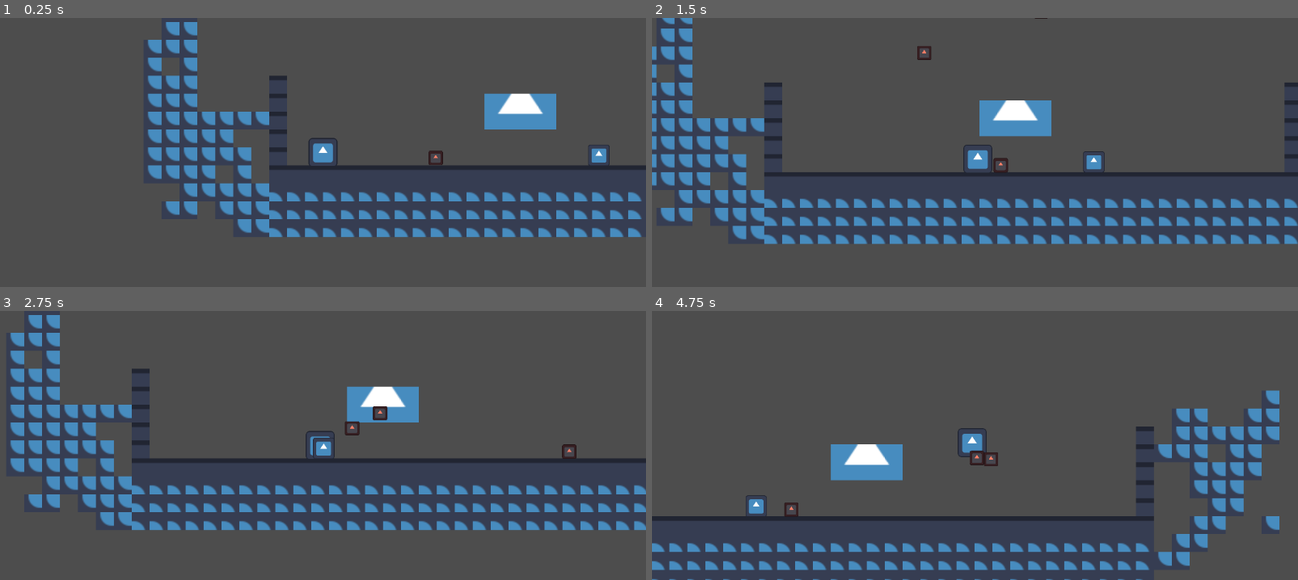
Above: before the commit, frames 1-4 (two rows, left to right).
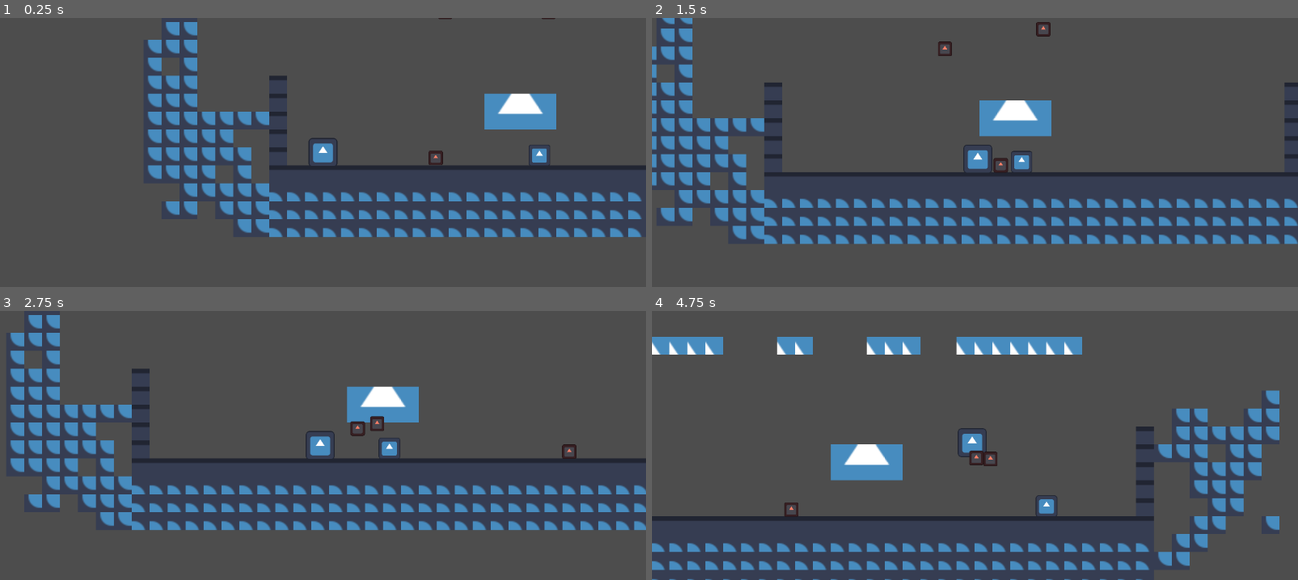
Above: after the commit, the same moments.

Repository: InovaGamesJr/dia-de-gato
Game: Godot game, scene res://Main/main.tscn
Two runs of this game, one before a commit and one after it. Both use one fixed random seed, a clock stepped at 60 frames per second and the inputs below. The engine's default icon, where the game draws it, is replaced by a stand-in: a white triangle on a blue panel in a dark square.
Inputs:
- Up to frame 1 (0.25 s): no input
- Up to frame 2 (1.5 s): hold D (Right) from 0.53 s (still down); tap Space (Jump) at 0.77 s
- Up to frame 3 (2.75 s): tap Space (Jump) at 1.52 s; release D (Right) at 2.03 s; hold A (Left) from 2.03 s (still down)
- Up to frame 4 (4.75 s): release A (Left) at 2.78 s; hold D (Right) 2.78-4.28 s; tap Space (Jump) at 3.02, 3.77, 4.52 s; hold A (Left) from 4.28 s (still down)

The runs differ from the first frame. In frame 1, 0.3% of the frame differs, in the area x 67-95%, y 0-55%; in frame 2, 0.5%; in frame 3, 0.5%; in frame 4, 3.3%, in the area x 0-67%, y 9-77%.

Commit message:
Mais  MAIS esquilos

Diff:
--- a/inimigos_inova_xaninhatop/Enemys/enemy_squirrel.gd
+++ b/inimigos_inova_xaninhatop/Enemys/enemy_chaser_squirrel.gd
@@ -2,11 +2,9 @@
 
 @onready var squirrel_animated: AnimatedSprite2D = $Squirrel_Animations
 @export var enemy_squirrel: CharacterBody2D
-@export var squirrel_animations: AnimatedSprite2D
 
 enum squirrel_state {
 	Idle,
-	Shoot,
 	Chase,
 	Death,
 	Climb_tree,}
@@ -42,9 +40,6 @@
 	enemy_squirrel.velocity.x += direction * 1.5 * speed * delta
 	enemy_squirrel.velocity.x = clamp(enemy_squirrel.velocity.x, -speed, speed)
 
-func squirrel_shoot(delta : float):
-	pass
-
 # FUNCOES REFERENTES A ENTRADA E SAIDA DA AREA DO ESQUILO
 func _on_attack_area_body_entered(body : CharacterBody2D):
 	if body.is_in_group("Player"):
@@ -65,9 +60,6 @@
 		squirrel_state.Idle:
 			squirrel_animated.play("Idle")
 			squirrel_idle(delta)
-		squirrel_state.Shoot:
-			squirrel_animated.play("Shoot_Nuts")
-			squirrel_shoot(delta)
 		squirrel_state.Chase:
 			squirrel_animated.play("Chase")
 			squirrel_chase(delta)
--- a/inimigos_inova_xaninhatop/Enemys/enemy_squirrel.tscn
+++ b/inimigos_inova_xaninhatop/Enemys/enemy_chaser_squirrel.tscn
@@ -1,6 +1,6 @@
 [gd_scene load_steps=11 format=3 uid="uid://c6rnloufggj2h"]
 
-[ext_resource type="Script" path="res://Enemys/enemy_squirrel.gd" id="1_7hpad"]
+[ext_resource type="Script" path="res://Enemys/enemy_chaser_squirrel.gd" id="1_7hpad"]
 [ext_resource type="Texture2D" uid="uid://dwptxt1mln5bg" path="res://Sprite/icon.svg" id="1_8tuyr"]
 
 [sub_resource type="AtlasTexture" id="AtlasTexture_qddso"]
@@ -70,14 +70,13 @@
 size = Vector2(36, 36)
 
 [sub_resource type="CircleShape2D" id="CircleShape2D_r5ukr"]
-radius = 150.0
+radius = 200.0
 
-[node name="Enemy_Squirrel" type="CharacterBody2D" node_paths=PackedStringArray("enemy_squirrel", "squirrel_animations") groups=["Enemy", "Enemy_Squirrel"]]
+[node name="Enemy_Squirrel_Chaser" type="CharacterBody2D" node_paths=PackedStringArray("enemy_squirrel") groups=["Enemy", "Enemy_Squirrel"]]
 scale = Vector2(0.5, 0.5)
 collision_layer = 4
 script = ExtResource("1_7hpad")
 enemy_squirrel = NodePath(".")
-squirrel_animations = NodePath("Squirrel_Animations")
 
 [node name="Squirrel_Animations" type="AnimatedSprite2D" parent="."]
 scale = Vector2(0.3, 0.3)
@@ -95,7 +94,7 @@
 
 [node name="Attack_Collision" type="CollisionShape2D" parent="Attack_Area"]
 shape = SubResource("CircleShape2D_r5ukr")
-debug_color = Color(0.892269, 0.345346, 0.114556, 0.42)
+debug_color = Color(1, 0.129854, 0.0114694, 0.42)
 
 [connection signal="body_entered" from="Attack_Area" to="." method="_on_attack_area_body_entered"]
 [connection signal="body_exited" from="Attack_Area" to="." method="_on_attack_area_body_exited"]
--- /dev/null
+++ b/inimigos_inova_xaninhatop/Enemys/enemy_mortar_squirrel.tscn
@@ -0,0 +1,34 @@
+[gd_scene load_steps=5 format=3 uid="uid://crux2u7qaiw4n"]
+
+[ext_resource type="Texture2D" uid="uid://dwptxt1mln5bg" path="res://Sprite/icon.svg" id="1_uf631"]
+
+[sub_resource type="AtlasTexture" id="AtlasTexture_lcymj"]
+atlas = ExtResource("1_uf631")
+region = Rect2(0, 0, 128, 128)
+
+[sub_resource type="SpriteFrames" id="SpriteFrames_ayxan"]
+animations = [{
+"frames": [{
+"duration": 1.0,
+"texture": SubResource("AtlasTexture_lcymj")
+}],
+"loop": true,
+"name": &"Shoot",
+"speed": 5.0
+}]
+
+[sub_resource type="RectangleShape2D" id="RectangleShape2D_alsxn"]
+size = Vector2(36, 36)
+
+[node name="Enemy_Mortar_Squirrel" type="CharacterBody2D"]
+scale = Vector2(0.5, 0.5)
+
+[node name="Squirrel_Animated" type="AnimatedSprite2D" parent="."]
+scale = Vector2(0.3, 0.3)
+sprite_frames = SubResource("SpriteFrames_ayxan")
+animation = &"Shoot"
+autoplay = "Shoot"
+
+[node name="HitBox" type="CollisionShape2D" parent="."]
+shape = SubResource("RectangleShape2D_alsxn")
+debug_color = Color(0.308823, 0.62689, 0, 0.42)
--- /dev/null
+++ b/inimigos_inova_xaninhatop/Enemys/enemy_shooter_squirrel.gd
@@ -0,0 +1,76 @@
+extends CharacterBody2D
+
+@onready var squirrel_animated: AnimatedSprite2D = $Squirrel_Animated
+@export var enemy_squirrel: CharacterBody2D
+
+enum squirrel_state {
+	Idle,
+	Shoot,
+	Chase,
+	Death,
+	Climb_tree,}
+
+var player : CharacterBody2D
+var gravity : int = 1000
+var direction  : int
+var speed : int = 200
+var slow_down_speed : int = 300
+var current_state : squirrel_state
+
+func _ready():
+	current_state = squirrel_state.Idle
+	player = Global.playerBody
+
+func _physics_process(delta: float):
+	enemy_gravity(delta)
+
+	move_and_slide()
+
+	handle_state_and_animations(delta)
+	print("Current_State: ",  squirrel_state.keys()[current_state])
+
+func enemy_gravity(delta : float):
+	velocity.y += gravity * delta
+
+# FUNCAO POSICAO BASE DO ESQUILO E FREIO PARA QUANDO TERMINAR DE PERSEGUIR
+func squirrel_idle(delta : float):
+	velocity.x = move_toward(velocity.x, 0, slow_down_speed * delta)
+
+# FUNCAO DE PERSEGUICAO DO ESQUILO
+func squirrel_chase(delta : float):
+	enemy_squirrel.velocity.x += direction * 1.5 * speed * delta
+	enemy_squirrel.velocity.x = clamp(enemy_squirrel.velocity.x, -speed, speed)
+
+func squirrel_shoot(delta : float):
+	pass
+
+# FUNCOES REFERENTES A ENTRADA E SAIDA DA AREA DO ESQUILO
+func _on_attack_area_body_entered(body : CharacterBody2D):
+	if body.is_in_group("Player"):
+		current_state = squirrel_state.Chase
+func _on_attack_area_body_exited(body : CharacterBody2D):
+	if body.is_in_group("Player"):
+		current_state = squirrel_state.Idle
+
+# FUNCAO QUE GERENCIA OS ESTADOS E ANIMACOES DO ESQUILO
+func handle_state_and_animations(delta : float):
+	if enemy_squirrel.global_position > player.global_position:
+		squirrel_animated.flip_h = false
+		direction = -1
+	elif enemy_squirrel.global_position < player.global_position:
+		squirrel_animated.flip_h = true
+		direction = 1
+	match current_state:
+		squirrel_state.Idle:
+			squirrel_animated.play("Idle")
+			squirrel_idle(delta)
+		squirrel_state.Shoot:
+			squirrel_animated.play("Shoot_Nuts")
+			squirrel_shoot(delta)
+		squirrel_state.Chase:
+			squirrel_animated.play("Chase")
+			squirrel_chase(delta)
+		squirrel_state.Death:
+			squirrel_animated.play("Death")
+		squirrel_state.Climb_tree:
+			squirrel_animated.play("Climb_tree")
--- /dev/null
+++ b/inimigos_inova_xaninhatop/Enemys/enemy_shooter_squirrel.tscn
@@ -0,0 +1,63 @@
+[gd_scene load_steps=8 format=3 uid="uid://wo4wisnr8nov"]
+
+[ext_resource type="Script" path="res://Enemys/enemy_shooter_squirrel.gd" id="1_7tqbd"]
+[ext_resource type="Texture2D" uid="uid://dwptxt1mln5bg" path="res://Sprite/icon.svg" id="2_hr3q6"]
+
+[sub_resource type="AtlasTexture" id="AtlasTexture_0b1lb"]
+atlas = ExtResource("2_hr3q6")
+region = Rect2(0, 0, 128, 128)
+
+[sub_resource type="AtlasTexture" id="AtlasTexture_igt2c"]
+atlas = ExtResource("2_hr3q6")
+region = Rect2(0, 0, 128, 128)
+
+[sub_resource type="SpriteFrames" id="SpriteFrames_vh02d"]
+animations = [{
+"frames": [{
+"duration": 1.0,
+"texture": SubResource("AtlasTexture_0b1lb")
+}],
+"loop": true,
+"name": &"Idle",
+"speed": 5.0
+}, {
+"frames": [{
+"duration": 1.0,
+"texture": SubResource("AtlasTexture_igt2c")
+}],
+"loop": true,
+"name": &"Shooting ",
+"speed": 5.0
+}]
+
+[sub_resource type="RectangleShape2D" id="RectangleShape2D_bf4qm"]
+size = Vector2(36, 36)
+
+[sub_resource type="CircleShape2D" id="CircleShape2D_o4xsq"]
+radius = 200.0
+
+[node name="Enemy_Shooter_Squirrel" type="CharacterBody2D" node_paths=PackedStringArray("enemy_squirrel")]
+scale = Vector2(0.5, 0.5)
+script = ExtResource("1_7tqbd")
+enemy_squirrel = NodePath(".")
+
+[node name="Squirrel_Animated" type="AnimatedSprite2D" parent="."]
+scale = Vector2(0.3, 0.3)
+sprite_frames = SubResource("SpriteFrames_vh02d")
+animation = &"Idle"
+autoplay = "Idle"
+
+[node name="HitBox" type="CollisionShape2D" parent="."]
+shape = SubResource("RectangleShape2D_bf4qm")
+debug_color = Color(0.997576, 0, 0.162861, 0.42)
+
+[node name="Attack_Area" type="Area2D" parent="."]
+collision_layer = 4
+collision_mask = 2
+
+[node name="Attack_Collision" type="CollisionShape2D" parent="Attack_Area"]
+shape = SubResource("CircleShape2D_o4xsq")
+debug_color = Color(1, 0.129412, 0.0117647, 0.419608)
+
+[connection signal="body_entered" from="Attack_Area" to="." method="_on_attack_area_body_entered"]
+[connection signal="body_exited" from="Attack_Area" to="." method="_on_attack_area_body_exited"]
--- a/inimigos_inova_xaninhatop/Main/main.tscn
+++ b/inimigos_inova_xaninhatop/Main/main.tscn
@@ -7,11 +7,12 @@
 [ext_resource type="Script" path="res://Main/alarm.gd" id="3_6no7y"]
 [ext_resource type="PackedScene" uid="uid://dwok6jk07mqp5" path="res://Enemys/enemy_rat.tscn" id="4_g3u5l"]
 [ext_resource type="PackedScene" uid="uid://bd7waua8am21s" path="res://Enemys/enemy_bat.tscn" id="5_ad66m"]
-[ext_resource type="PackedScene" uid="uid://c6rnloufggj2h" path="res://Enemys/enemy_squirrel.tscn" id="8_0lha7"]
+[ext_resource type="PackedScene" uid="uid://c6rnloufggj2h" path="res://Enemys/enemy_chaser_squirrel.tscn" id="8_0lha7"]
 
 [sub_resource type="TileSetAtlasSource" id="TileSetAtlasSource_5635v"]
 texture = ExtResource("1_lsc0s")
 0:0/0 = 0
+0:0/0/physics_layer_0/polygon_0/points = PackedVector2Array(-8, -8, 8, -8, 8, 8, -8, 8)
 1:0/0 = 0
 1:0/0/physics_layer_0/polygon_0/points = PackedVector2Array(-8, -8, 8, -8, 8, 8, -8, 8)
 2:0/0 = 0
@@ -25,23 +26,41 @@
 6:0/0 = 0
 6:0/0/physics_layer_0/polygon_0/points = PackedVector2Array(-8, -8, 8, -8, 8, 8, -8, 8)
 7:0/0 = 0
+7:0/0/physics_layer_0/polygon_0/points = PackedVector2Array(-8, -8, 8, -8, 8, 8, -8, 8)
 0:1/0 = 0
+0:1/0/physics_layer_0/polygon_0/points = PackedVector2Array(-8, -8, 8, -8, 8, 8, -8, 8)
 1:1/0 = 0
+1:1/0/physics_layer_0/polygon_0/points = PackedVector2Array(-8, -8, 8, -8, 8, 8, -8, 8)
 2:1/0 = 0
+2:1/0/physics_layer_0/polygon_0/points = PackedVector2Array(-8, -8, 8, -8, 8, 8, -8, 8)
 3:1/0 = 0
+3:1/0/physics_layer_0/polygon_0/points = PackedVector2Array(-8, -8, 8, -8, 8, 8, -8, 8)
 4:1/0 = 0
+4:1/0/physics_layer_0/polygon_0/points = PackedVector2Array(-8, -8, 8, -8, 8, 8, -8, 8)
 5:1/0 = 0
+5:1/0/physics_layer_0/polygon_0/points = PackedVector2Array(-8, -8, 8, -8, 8, 8, -8, 8)
 6:1/0 = 0
+6:1/0/physics_layer_0/polygon_0/points = PackedVector2Array(-8, -8, 8, -8, 8, 8, -8, 8)
 7:1/0 = 0
+7:1/0/physics_layer_0/polygon_0/points = PackedVector2Array(-8, -8, 8, -8, 8, 8, -8, 8)
 0:2/0 = 0
+0:2/0/physics_layer_0/polygon_0/points = PackedVector2Array(-8, -8, 8, -8, 8, 8, -8, 8)
 1:2/0 = 0
+1:2/0/physics_layer_0/polygon_0/points = PackedVector2Array(-8, -8, 8, -8, 8, 8, -8, 8)
 2:2/0 = 0
+2:2/0/physics_layer_0/polygon_0/points = PackedVector2Array(-8, -8, 8, -8, 8, 8, -8, 8)
 3:2/0 = 0
+3:2/0/physics_layer_0/polygon_0/points = PackedVector2Array(-8, -8, 8, -8, 8, 8, -8, 8)
 4:2/0 = 0
+4:2/0/physics_layer_0/polygon_0/points = PackedVector2Array(-8, -8, 8, -8, 8, 8, -8, 8)
 5:2/0 = 0
+5:2/0/physics_layer_0/polygon_0/points = PackedVector2Array(-8, -8, 8, -8, 8, 8, -8, 8)
 6:2/0 = 0
+6:2/0/physics_layer_0/polygon_0/points = PackedVector2Array(-8, -8, 8, -8, 8, 8, -8, 8)
 7:2/0 = 0
+7:2/0/physics_layer_0/polygon_0/points = PackedVector2Array(-8, -8, 8, -8, 8, 8, -8, 8)
 0:3/0 = 0
+0:3/0/physics_layer_0/polygon_0/points = PackedVector2Array(-8, -8, 8, -8, 8, 8, -8, 8)
 1:3/0 = 0
 2:3/0 = 0
 3:3/0 = 0
@@ -49,7 +68,9 @@
 5:3/0 = 0
 6:3/0 = 0
 7:3/0 = 0
+7:3/0/physics_layer_0/polygon_0/points = PackedVector2Array(-8, -8, 8, -8, 8, 8, -8, 8)
 0:4/0 = 0
+0:4/0/physics_layer_0/polygon_0/points = PackedVector2Array(-8, -8, 8, -8, 8, 8, -8, 8)
 1:4/0 = 0
 2:4/0 = 0
 3:4/0 = 0
@@ -57,31 +78,54 @@
 5:4/0 = 0
 6:4/0 = 0
 7:4/0 = 0
+7:4/0/physics_layer_0/polygon_0/points = PackedVector2Array(-8, -8, 8, -8, 8, 8, -8, 8)
 0:5/0 = 0
+0:5/0/physics_layer_0/polygon_0/points = PackedVector2Array(-8, -8, 8, -8, 8, 8, -8, 8)
 1:5/0 = 0
+1:5/0/physics_layer_0/polygon_0/points = PackedVector2Array(-8, -8, 8, -8, 8, 8, -8, 8)
 2:5/0 = 0
+2:5/0/physics_layer_0/polygon_0/points = PackedVector2Array(-8, -8, 8, -8, 8, 8, -8, 8)
 3:5/0 = 0
+3:5/0/physics_layer_0/polygon_0/points = PackedVector2Array(-8, -8, 8, -8, 8, 8, -8, 8)
 4:5/0 = 0
+4:5/0/physics_layer_0/polygon_0/points = PackedVector2Array(-8, -8, 8, -8, 8, 8, -8, 8)
 5:5/0 = 0
 6:5/0 = 0
+6:5/0/physics_layer_0/polygon_0/points = PackedVector2Array(-8, -8, 8, -8, 8, 8, -8, 8)
 7:5/0 = 0
+7:5/0/physics_layer_0/polygon_0/points = PackedVector2Array(-8, -8, 8, -8, 8, 8, -8, 8)
 0:6/0 = 0
+0:6/0/physics_layer_0/polygon_0/points = PackedVector2Array(-8, -8, 8, -8, 8, 8, -8, 8)
 1:6/0 = 0
 1:6/0/physics_layer_0/polygon_0/points = PackedVector2Array(-8, -8, 8, -8, 8, 8, -8, 8)
 2:6/0 = 0
+2:6/0/physics_layer_0/polygon_0/points = PackedVector2Array(-8, -8, 8, -8, 8, 8, -8, 8)
 3:6/0 = 0
+3:6/0/physics_layer_0/polygon_0/points = PackedVector2Array(-8, -8, 8, -8, 8, 8, -8, 8)
 4:6/0 = 0
+4:6/0/physics_layer_0/polygon_0/points = PackedVector2Array(-8, -8, 8, -8, 8, 8, -8, 8)
 5:6/0 = 0
+5:6/0/physics_layer_0/polygon_0/points = PackedVector2Array(-8, -8, 8, -8, 8, 8, -8, 8)
 6:6/0 = 0
+6:6/0/physics_layer_0/polygon_0/points = PackedVector2Array(-8, -8, 8, -8, 8, 8, -8, 8)
 7:6/0 = 0
+7:6/0/physics_layer_0/polygon_0/points = PackedVector2Array(-8, -8, 8, -8, 8, 8, -8, 8)
 0:7/0 = 0
+0:7/0/physics_layer_0/polygon_0/points = PackedVector2Array(-8, -8, 8, -8, 8, 8, -8, 8)
 1:7/0 = 0
+1:7/0/physics_layer_0/polygon_0/points = PackedVector2Array(-8, -8, 8, -8, 8, 8, -8, 8)
 2:7/0 = 0
+2:7/0/physics_layer_0/polygon_0/points = PackedVector2Array(-8, -8, 8, -8, 8, 8, -8, 8)
 3:7/0 = 0
+3:7/0/physics_layer_0/polygon_0/points = PackedVector2Array(-8, -8, 8, -8, 8, 8, -8, 8)
 4:7/0 = 0
+4:7/0/physics_layer_0/polygon_0/points = PackedVector2Array(-8, -8, 8, -8, 8, 8, -8, 8)
 5:7/0 = 0
+5:7/0/physics_layer_0/polygon_0/points = PackedVector2Array(-8, -8, 8, -8, 8, 8, -8, 8)
 6:7/0 = 0
+6:7/0/physics_layer_0/polygon_0/points = PackedVector2Array(-8, -8, 8, -8, 8, 8, -8, 8)
 7:7/0 = 0
+7:7/0/physics_layer_0/polygon_0/points = PackedVector2Array(-8, -8, 8, -8, 8, 8, -8, 8)
 
 [sub_resource type="TileSet" id="TileSet_yxo4u"]
 physics_layer_0/collision_layer = 1
@@ -110,7 +154,7 @@
 [node name="TileMap" type="TileMap" parent="."]
 tile_set = SubResource("TileSet_yxo4u")
 format = 2
-layer_0/tile_data = PackedInt32Array(65521, 196608, 0, 13105 …(3970 unchanged characters)… 65536, 6, -65556, 65536, 6, 21, 65536, 6)
+layer_0/tile_data = PackedInt32Array(65521, 196608, 0, 13105 …(3970 unchanged characters)… 65536, 6, -65556, 65536, 6, 21, 65536, 6, -589837, 262144, 2, -589836, 262144, 2, -589835, 262144, 2, -589834, 262144, 2, -589830, 262144, 2, -589829, 262144, 2, -589825, 262144, 2, -655360, 262144, 2, -655359, 262144, 2, -655356, 262144, 2, -655355, 262144, 2, -655354, 262144, 2, -655353, 262144, 2, -655352, 262144, 2, -655351, 262144, 2, -655350, 262144, 2)
 
 [node name="Awaken_Bats" type="Area2D" parent="."]
 position = Vector2(-151, -49)
@@ -130,13 +174,13 @@
 [node name="Enemys" type="Node" parent="."]
 
 [node name="Enemy_bat" parent="Enemys" instance=ExtResource("5_ad66m")]
-position = Vector2(7, -153)
+position = Vector2(9, -137)
 collision_mask = 9
 
 [node name="Enemy_bat2" parent="Enemys" instance=ExtResource("5_ad66m")]
-position = Vector2(-112, -152)
+position = Vector2(-83, -137)
 
-[node name="Enemy_Squirell" parent="." instance=ExtResource("8_0lha7")]
-position = Vector2(54, -20)
+[node name="Enemy_Chaser_Squirrel" parent="." instance=ExtResource("8_0lha7")]
+position = Vector2(1, -24)
 
 [connection signal="body_entered" from="Awaken_Bats" to="Awaken_Bats/Alarm" method="_on_awaken_bats_body_entered"]
